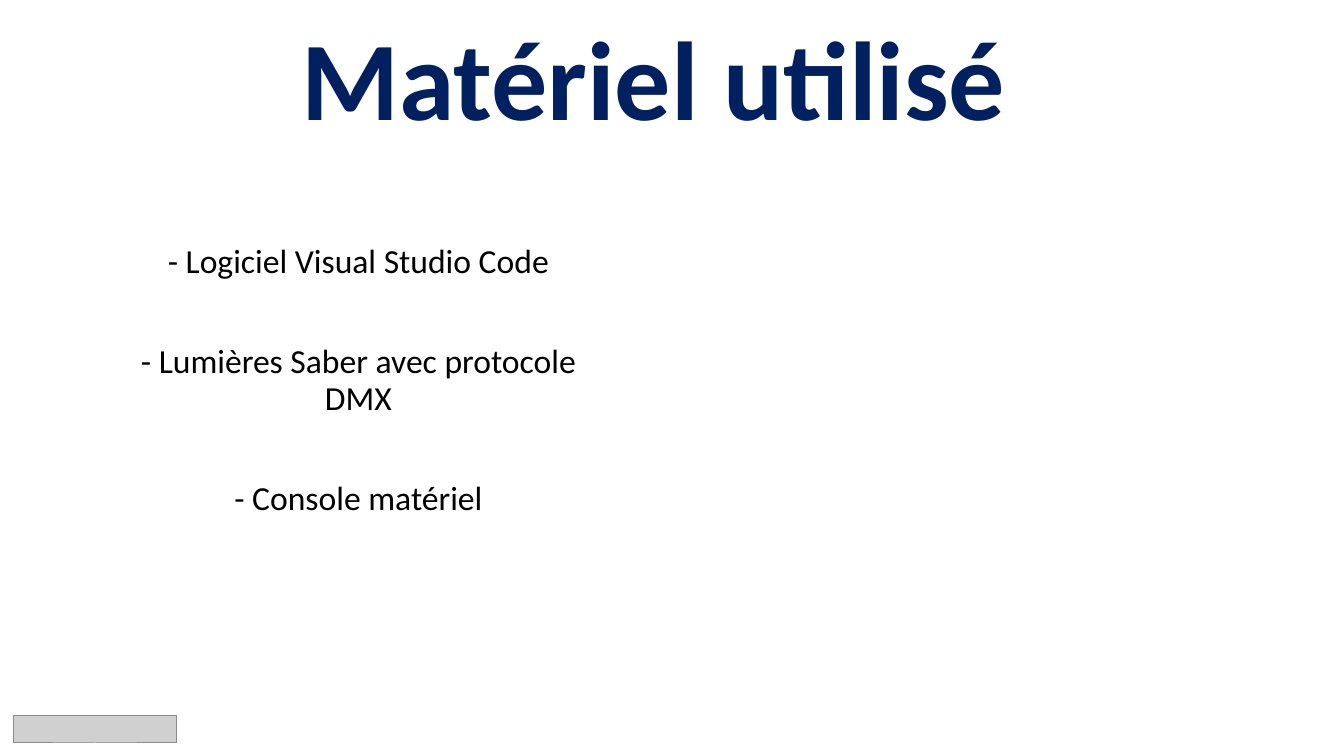
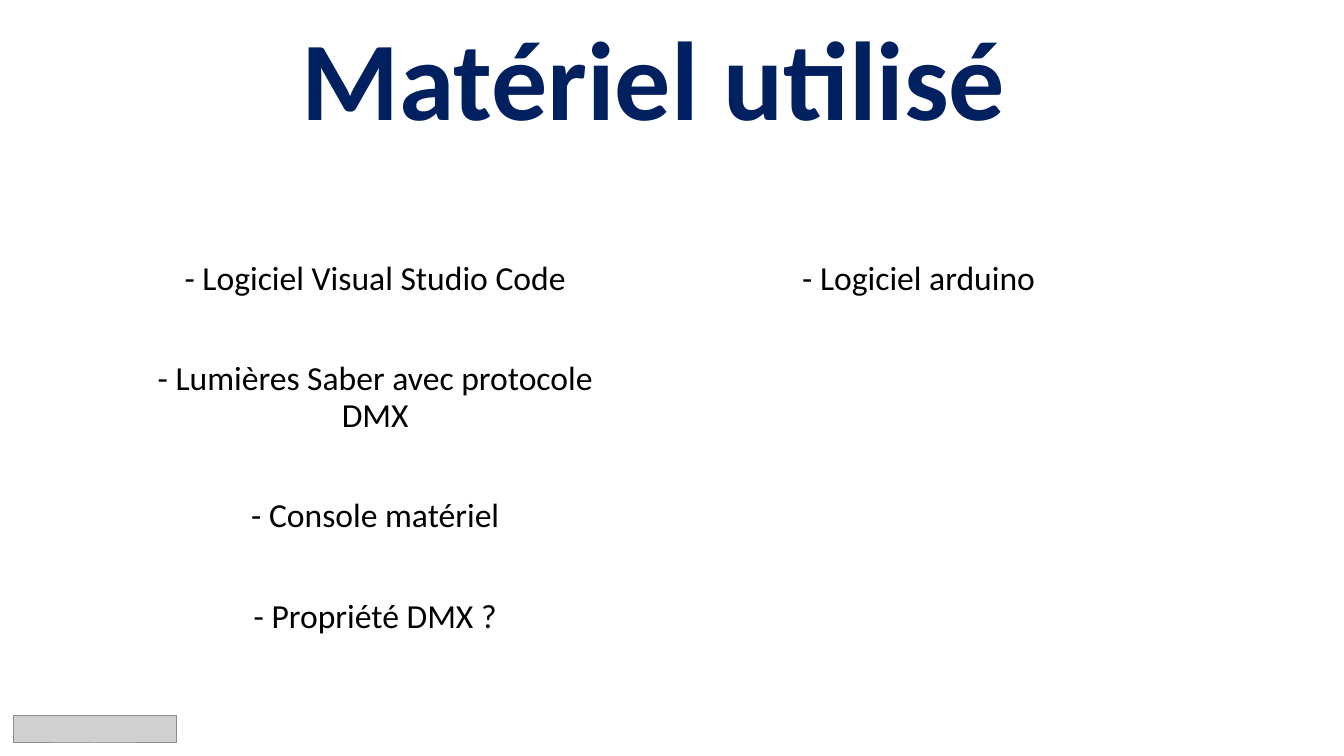
Before and after one commit to LeducJean/ProjetDMX, a slide deck: slide 18 of documentation/Diapo projetDMX.pptx. Drawn at 1344x756 pixels with LibreOffice and Linux fonts; fonts in the diff are those of the drawing; grey boxes stand for pictures. Boxes give left, top, right and bottom in pixels: in the first picture for what was removed or moved away, otherwise in the second. Text is boxed around its words. In the diff, an @@ line names an element or a change of style, - is before the commit and + after.

Commit message:
maj diapo + code fonctionnel avec login

```diff
--- a/documentation/Diapo projetDMX.pptx
+++ b/documentation/Diapo projetDMX.pptx
@@ subtitle "- Logiciel Visual Studio Code": place and size @@
-subtitle "- Logiciel Visual Studio Code" at [159, 249, 576, 511]
+subtitle "- Logiciel Visual Studio Code" at [176, 266, 592, 634]
@@ subtitle added at [820, 266, 1035, 296], 24 pt, text #000000 @@
+- Logiciel arduino
@@ subtitle at [272, 605, 474, 634]: paragraph added @@
+- Propriété DMX ?
```
Also in this commit, not shown: 1 other slide changed, 1 other file.
